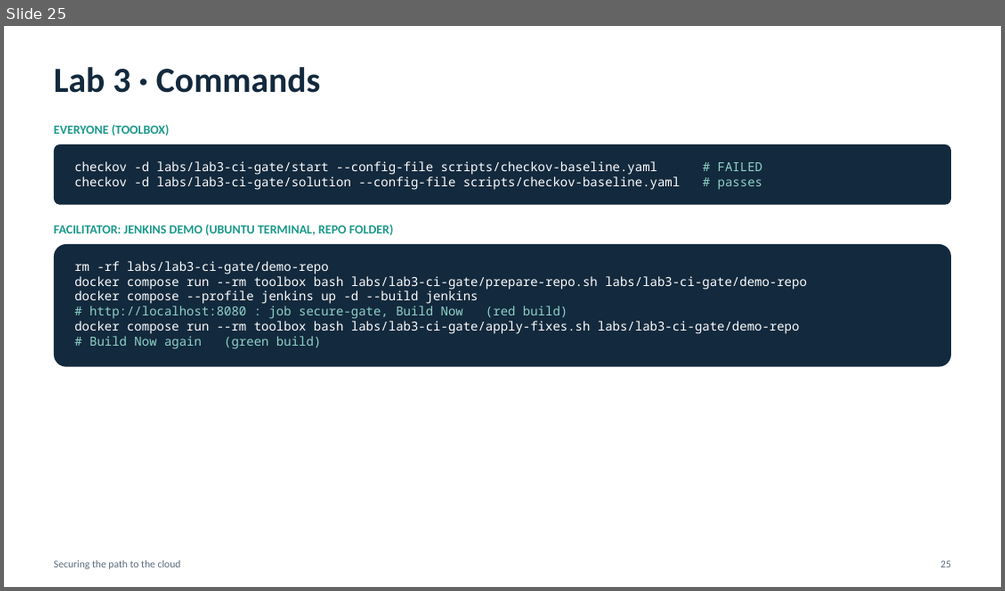
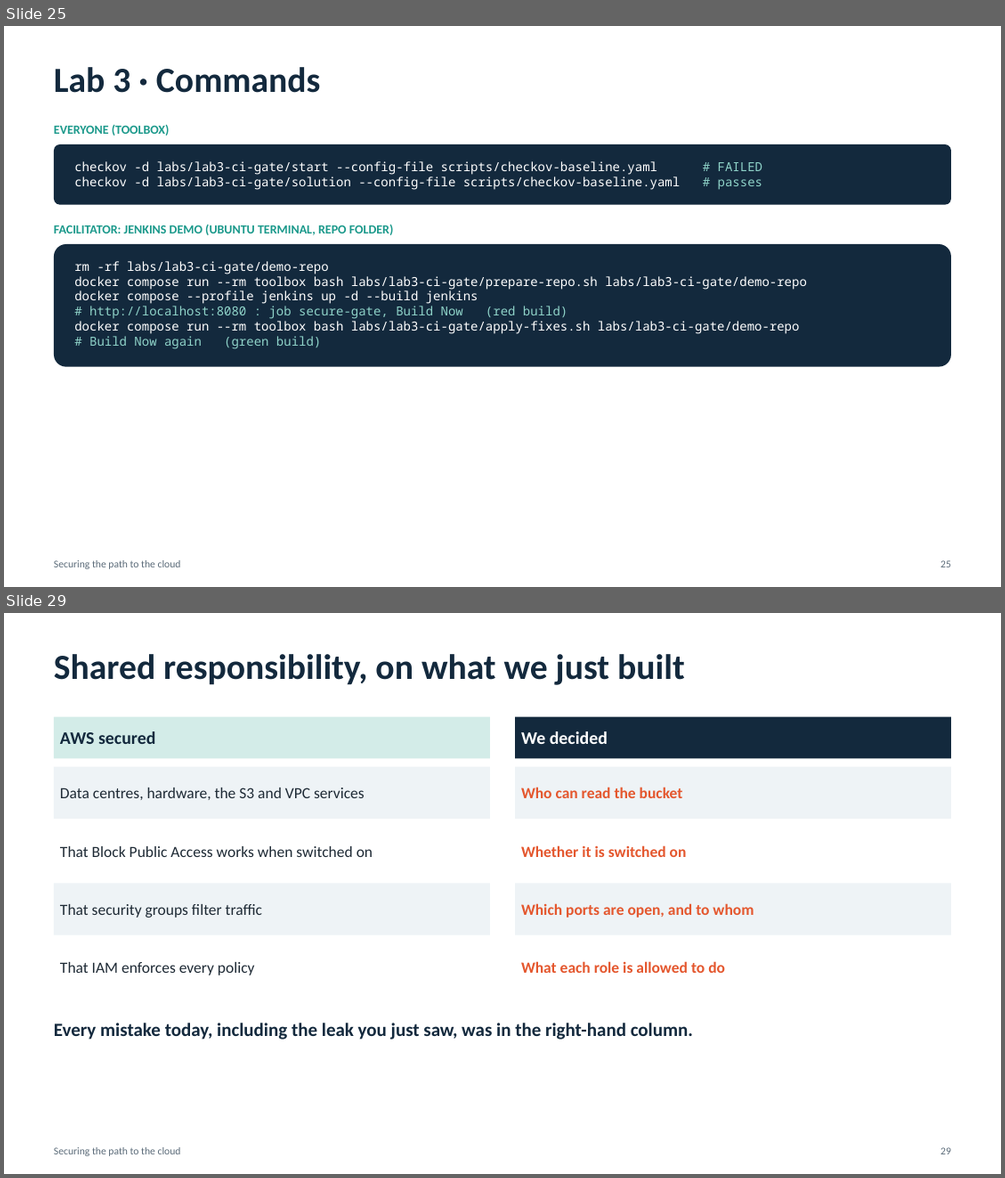
Before and after one commit to PrathameshChopade/MIT-Cloud-Demo, a slide deck: presentation/Securing-the-Path-to-the-Cloud.pptx. Shown one above the other, each under a label of ours: slide 25 before the commit, slides 25 and 29 after it; the slides between them are not shown. The pictures are 1005x591 and 1005x1178 pixels, drawn with LibreOffice and Linux fonts; fonts in the diff are those of the drawing. Boxes give left, top, right and bottom in pixels: in the first picture for what was removed or moved away, otherwise in the second. Text is boxed around its words. In the diff, an @@ line names an element or a change of style, - is before the commit and + after.

```diff
--- a/presentation/Securing-the-Path-to-the-Cloud.pptx
+++ b/presentation/Securing-the-Path-to-the-Cloud.pptx
@@ slide 29 added at (4, 613, 1001, 1174), background #FFFFFF @@
@@ text added at (54, 654, 685, 685), 34 pt, text #13293D, bold @@
+Shared responsibility, on what we just built
@@ rectangle added at (54, 717, 490, 759), fill #D3ECE8, 17 pt, text #13293D, bold @@
+AWS secured
@@ rectangle added at (515, 717, 951, 759), fill #13293D, 17 pt, text #FFFFFF, bold @@
+We decided
@@ rectangle added at (54, 767, 490, 819), fill #EEF3F6, 15 pt, text #1E2A35 @@
+Data centres, hardware, the S3 and VPC services
@@ rectangle added at (515, 767, 951, 819), fill #EEF3F6, 15 pt, text #E4572E, bold @@
+Who can read the bucket
@@ text added at (60, 846, 372, 857), 15 pt, text #1E2A35 @@
+That Block Public Access works when switched on
@@ text added at (521, 845, 687, 857), 15 pt, text #E4572E, bold @@
+Whether it is switched on
@@ rectangle added at (54, 883, 490, 934), fill #EEF3F6, 15 pt, text #1E2A35 @@
+That security groups filter traffic
@@ rectangle added at (515, 883, 951, 934), fill #EEF3F6, 15 pt, text #E4572E, bold @@
+Which ports are open, and to whom
@@ text added at (60, 962, 255, 975), 15 pt, text #1E2A35 @@
+That IAM enforces every policy
@@ text added at (521, 961, 725, 973), 15 pt, text #E4572E, bold @@
+What each role is allowed to do
@@ text added at (54, 1022, 693, 1039), 18 pt, text #13293D, bold @@
+Every mistake today, including the leak you just saw, was in the right-hand column.
@@ text added at (54, 1147, 181, 1156), 10 pt, text #5B6B79 @@
+Securing the path to the cloud
@@ text added at (940, 1147, 951, 1154), 10 pt, text #5B6B79 @@
+29
```
Also in this commit, not shown: 3 slides changed, 4 other slides added, 5 other files.
